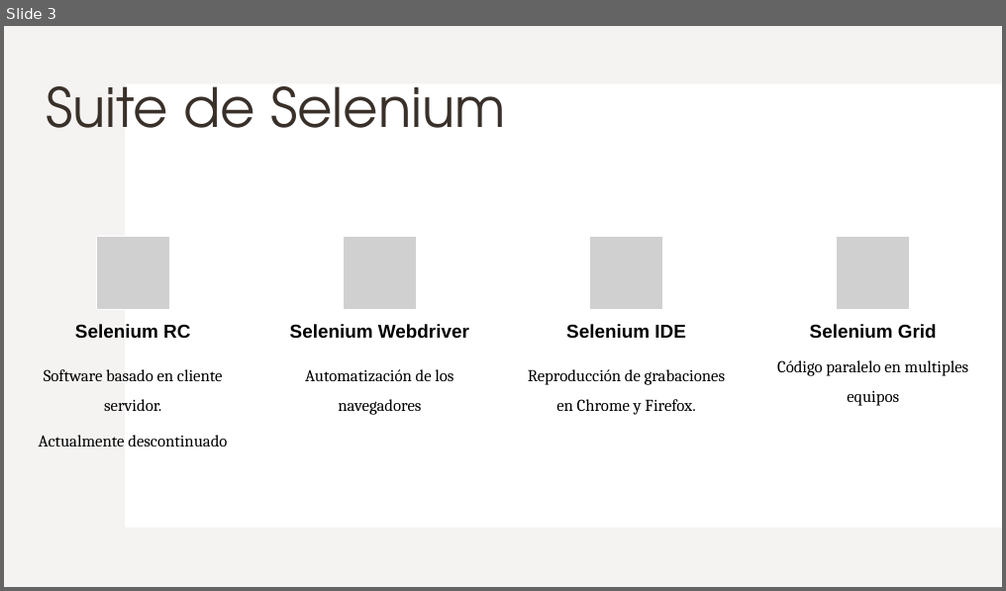
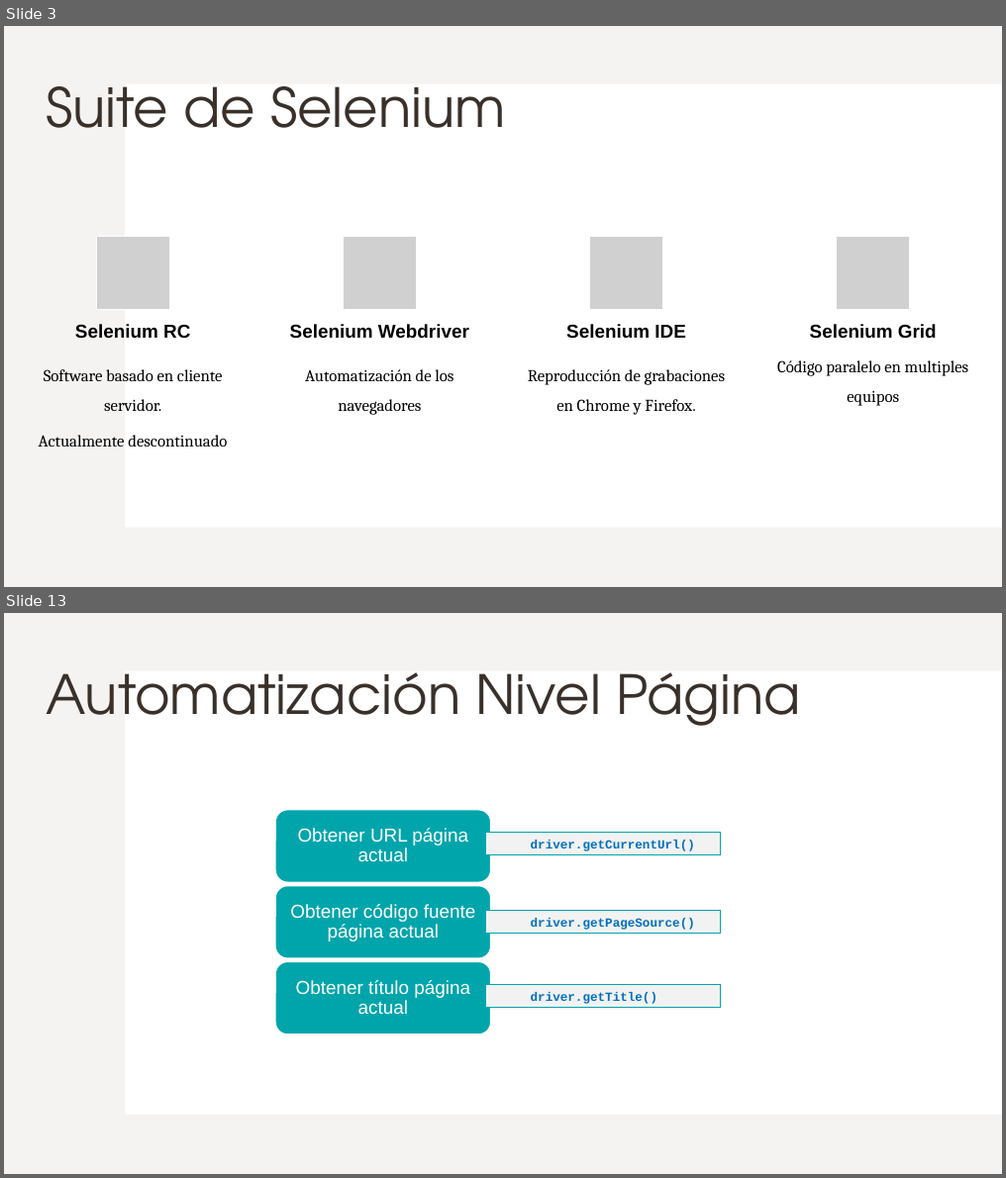
Before and after one commit to Charris1904/automation-qa-sessions, a slide deck: files/4. Selenium.pptx. Shown one above the other, each under a label of ours: slide 3 before the commit, slides 3 and 13 after it; the slides between them are not shown. The pictures are 1006x591 and 1006x1178 pixels, drawn with LibreOffice and Linux fonts; fonts in the diff are those of the drawing; grey boxes stand for pictures. Boxes give left, top, right and bottom in pixels: in the first picture for what was removed or moved away, otherwise in the second. Text is boxed around its words. In the diff, an @@ line names an element or a change of style, - is before the commit and + after.

```diff
--- a/files/4. Selenium.pptx
+++ b/files/4. Selenium.pptx
@@ slide 13 added at (4,613,1002,1174), background #FFFFFF; not listed: 2 template elements that a slide beside it also shows @@
@@ title added at (46,672,801,726), 52 pt, text #39302A @@
+Automatización Nivel Página
@@ rectangle added at (485,833,721,855), fill #F2F2F2, outline #00A5AB 0.75 pt, 12 pt, text #0070C0, bold @@
+  driver.getCurrentUrl()
@@ rectangle added at (485,911,721,934), fill #F2F2F2, outline #00A5AB 0.75 pt, 12 pt, text #0070C0, bold @@
+  driver.getPageSource()
@@ group added at (275,810,491,1035): 3 rounded rectangles, 3 texts @@
+Obtener URL página actual
+Obtener código fuente página actual
+Obtener título página actual
@@ rectangle added at (485,985,721,1008), fill #F2F2F2, outline #00A5AB 0.75 pt, 12 pt, text #0070C0, bold @@
+  driver.getTitle()
```
Also in this commit, not shown: 9 other slides added, 1 slide removed.
